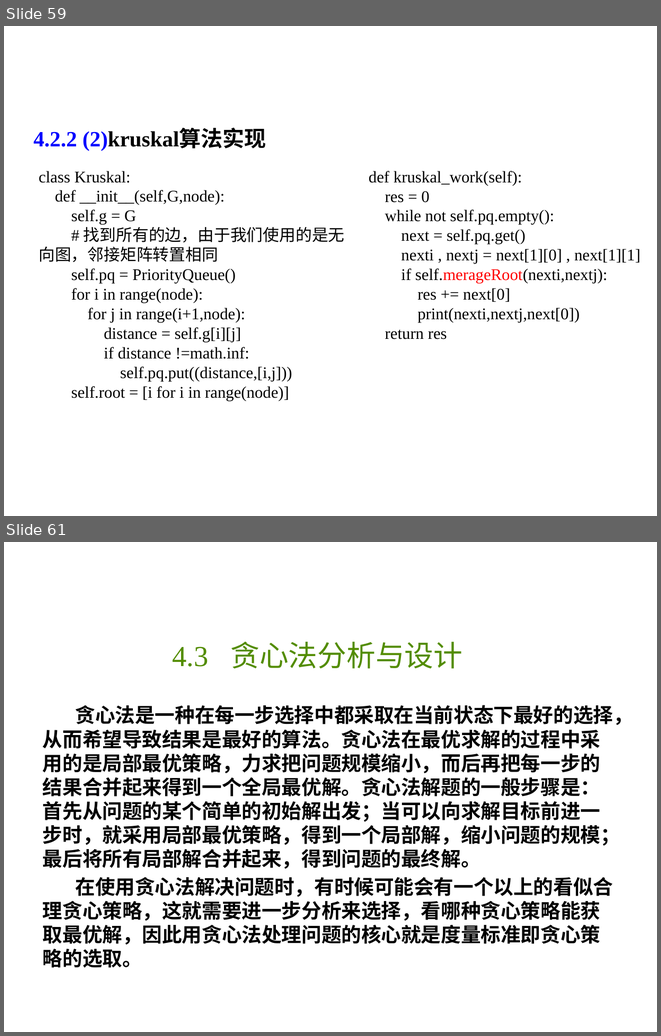
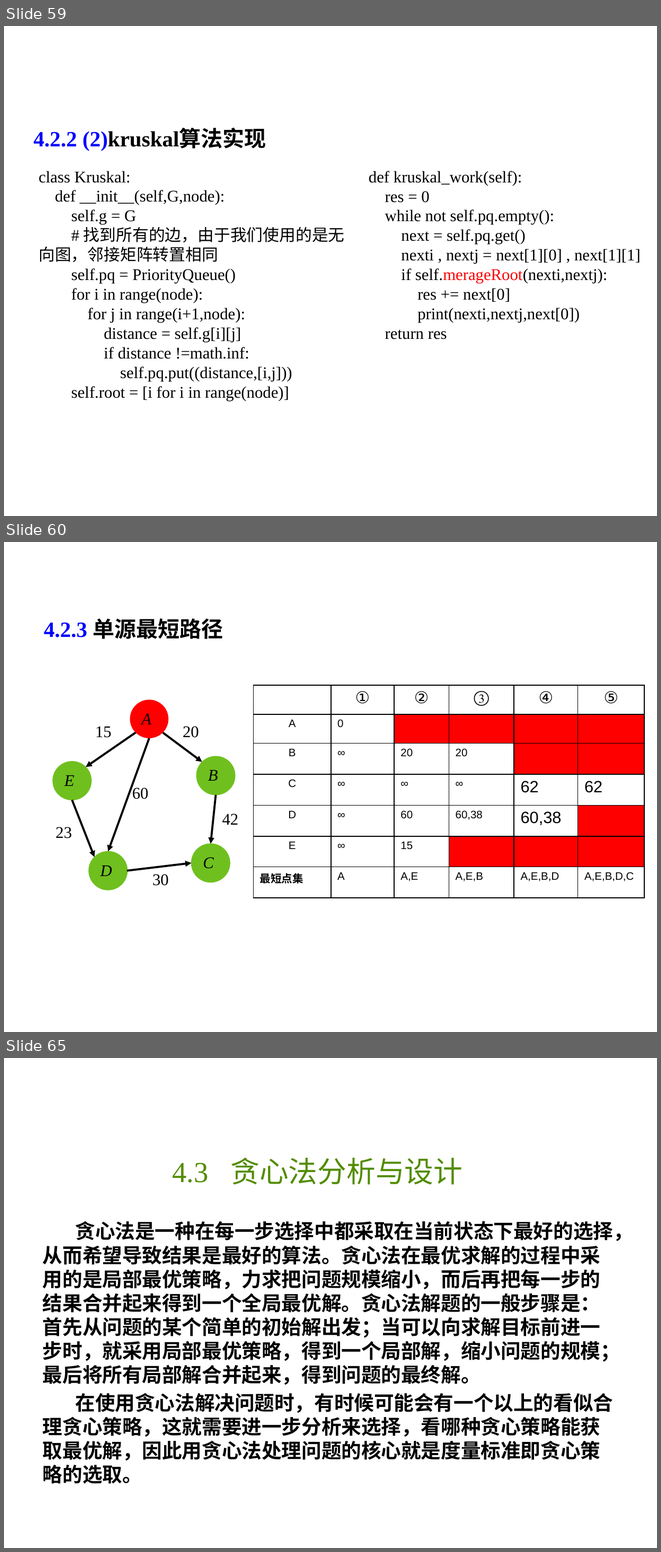
Before and after one commit to liutongling/DP, a slide deck: file/第4章 贪心法.pptx. Shown one above the other, each under a label of ours: slides 59 and 61 before the commit, slides 59, 60 and 65 after it; the slides between them are not shown. The pictures are 661x1036 and 661x1552 pixels, drawn with LibreOffice and Linux fonts; fonts in the diff are those of the drawing; background and template pictures are left out. Boxes give left, top, right and bottom in pixels: in the first picture for what was removed or moved away, otherwise in the second. Text is boxed around its words. In the diff, an @@ line names an element or a change of style, - is before the commit and + after.

```diff
--- a/file/第4章 贪心法.pptx
+++ b/file/第4章 贪心法.pptx
@@ slide 60 added at (x1=4, y1=542, x2=657, y2=1032), background #FFFFFF @@
@@ text added at (x1=44, y1=618, x2=223, y2=639), 24 pt, text #000000, bold @@
+4.2.3 单源最短路径
@@ ellipse added at (x1=130, y1=699, x2=168, y2=738), fill #FF0000 @@
@@ table added at (x1=254, y1=685, x2=645, y2=897), 7 rows, 6 columns @@
+ | ① | ② | ③ | ④ | ⑤
+A | 0 |  |  |  | 
+B | ∞ | 20 | 20 |  | 
+C | ∞ | ∞ | ∞ | 62 | 62
+D | ∞ | 60 | 60,38 | 60,38 | 
+E | ∞ | 15 |  |  | 
+最短点集 | A | A,E | A,E,B | A,E,B,D | A,E,B,D,C
@@ text added at (x1=141, y1=713, x2=151, y2=724), 18 pt, text #000000, italic @@
+A
@@ text added at (x1=95, y1=726, x2=112, y2=738), 18 pt, text #000000 @@
+15
@@ text added at (x1=183, y1=726, x2=199, y2=738), 18 pt, text #000000 @@
+20
@@ arrow added from (135, 733) to (86, 767), #000000 2.25 pt @@
@@ arrow added from (149, 738) to (108, 852), #000000 2.25 pt @@
@@ arrow added from (162, 733) to (202, 762), #000000 2.25 pt @@
@@ ellipse added at (x1=53, y1=761, x2=91, y2=800), fill #6FC01E, outline #6FC01E 0.75 pt @@
@@ ellipse added at (x1=196, y1=756, x2=235, y2=795), fill #6FC01E, outline #6FC01E 0.75 pt @@
@@ text added at (x1=64, y1=775, x2=74, y2=786), 18 pt, text #000000, italic @@
+E
@@ text added at (x1=208, y1=770, x2=218, y2=780), 18 pt, text #000000, italic @@
+B
@@ text added at (x1=132, y1=786, x2=149, y2=799), 18 pt, text #000000 @@
+60
@@ arrow added from (215, 795) to (210, 844), #000000 2.25 pt @@
@@ arrow added from (72, 800) to (94, 857), #000000 2.25 pt @@
@@ text added at (x1=55, y1=827, x2=72, y2=838), 18 pt, text #000000 @@
+23
@@ text added at (x1=222, y1=813, x2=239, y2=824), 18 pt, text #000000 @@
+42
@@ ellipse added at (x1=192, y1=844, x2=230, y2=882), fill #6FC01E, outline #6FC01E 0.75 pt @@
@@ ellipse added at (x1=89, y1=852, x2=127, y2=890), fill #6FC01E, outline #6FC01E 0.75 pt @@
@@ text added at (x1=203, y1=857, x2=214, y2=868), 18 pt, text #000000, italic @@
+C
@@ text added at (x1=100, y1=865, x2=112, y2=876), 18 pt, text #000000, italic @@
+D
@@ arrow added from (127, 871) to (192, 863), #000000 2.25 pt @@
@@ text added at (x1=152, y1=874, x2=169, y2=885), 18 pt, text #000000 @@
+30
@@ what was slide 61 is now slide 65 @@
```
Also in this commit, not shown: 2 slides changed, 4 other slides added, 1 slide removed.
